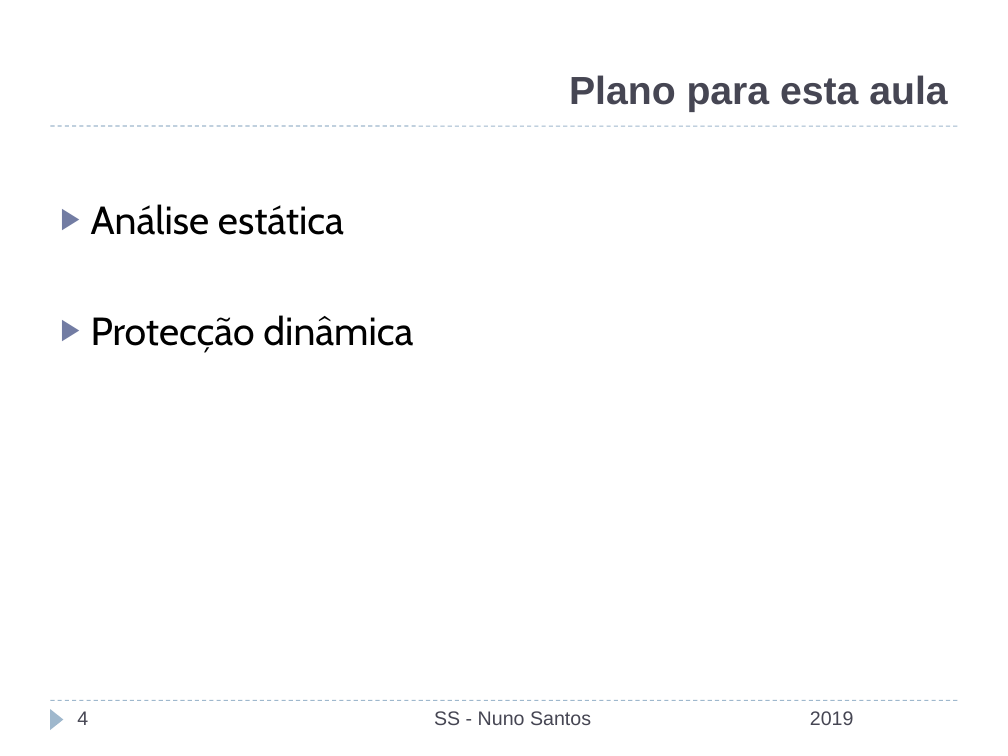
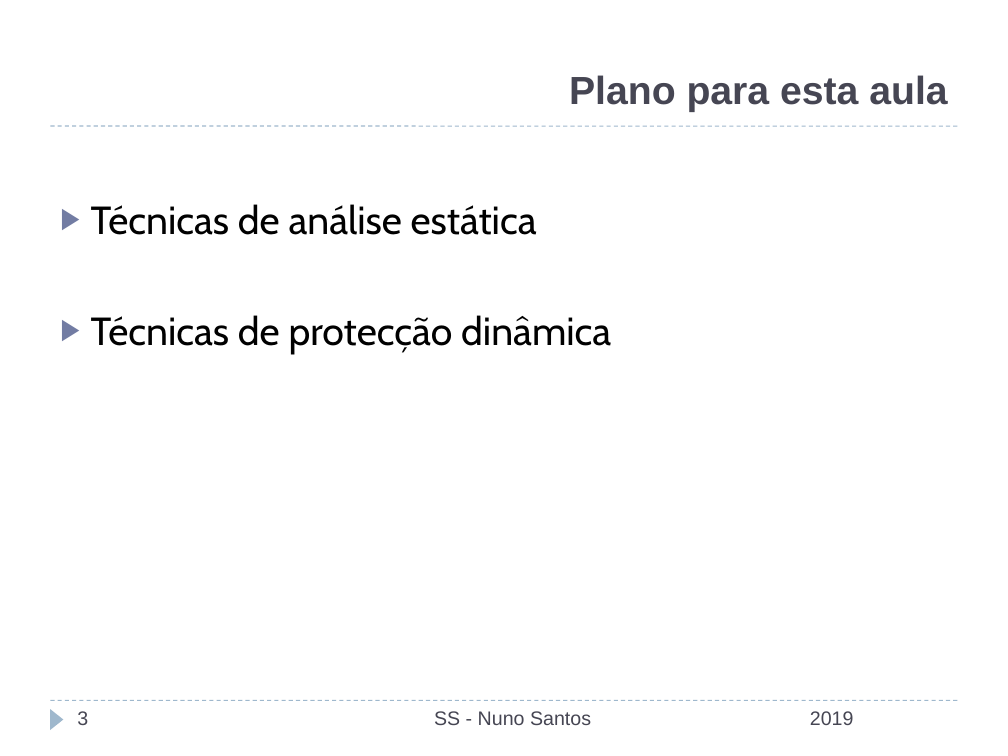
Before and after one commit to nuno-santos/acite2019, a slide deck: slide 3 of teoricas/acite2019-07-estatica_dinamica.pptx (slide 4 before the commit). Drawn at 1008x756 pixels with LibreOffice and Linux fonts; fonts in the diff are those of the drawing; background and template pictures are left out. Boxes give left, top, right and bottom in pixels: in the first picture for what was removed or moved away, otherwise in the second. Text is boxed around its words. In the diff, an @@ line names an element or a change of style, - is before the commit and + after.

Commit message:
aula 7

```diff
--- a/teoricas/acite2019-07-estatica_dinamica.pptx
+++ b/teoricas/acite2019-07-estatica_dinamica.pptx
@@ text at (x1=91, y1=204, x2=611, y2=354): text changed @@
-▶ Análise estática
-▶ Protecção dinâmica
+▶ Técnicas de análise estática
+▶ Técnicas de protecção dinâmica
@@ page number at (x1=77, y1=711, x2=88, y2=725): text changed @@
-4
+3
```
Also in this commit, not shown: 17 other slides changed, 3 slides removed, 1 other file.
